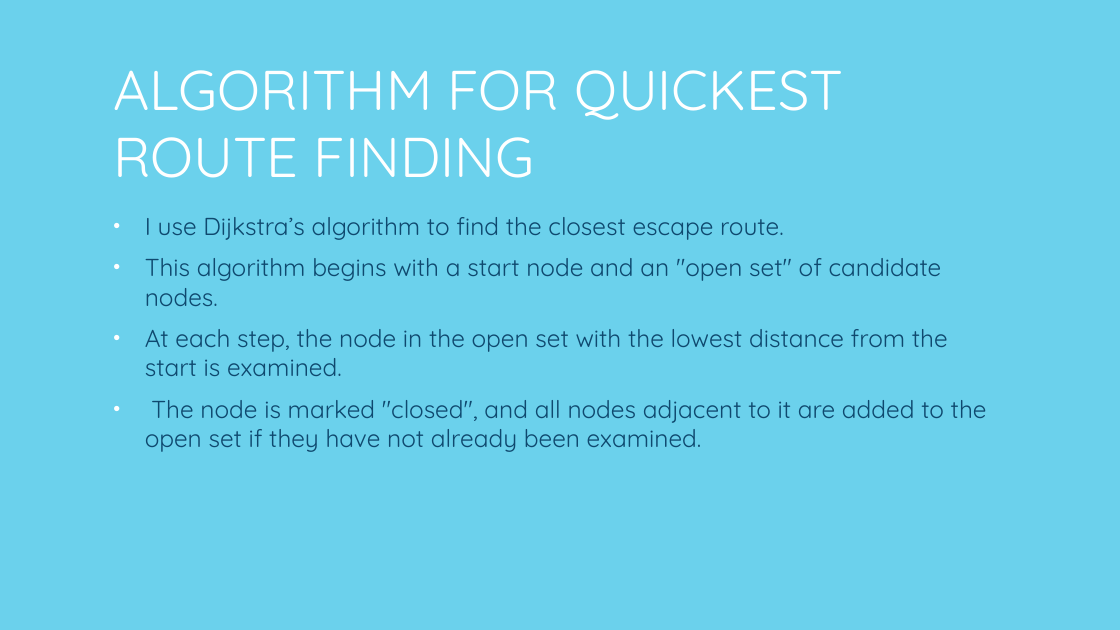
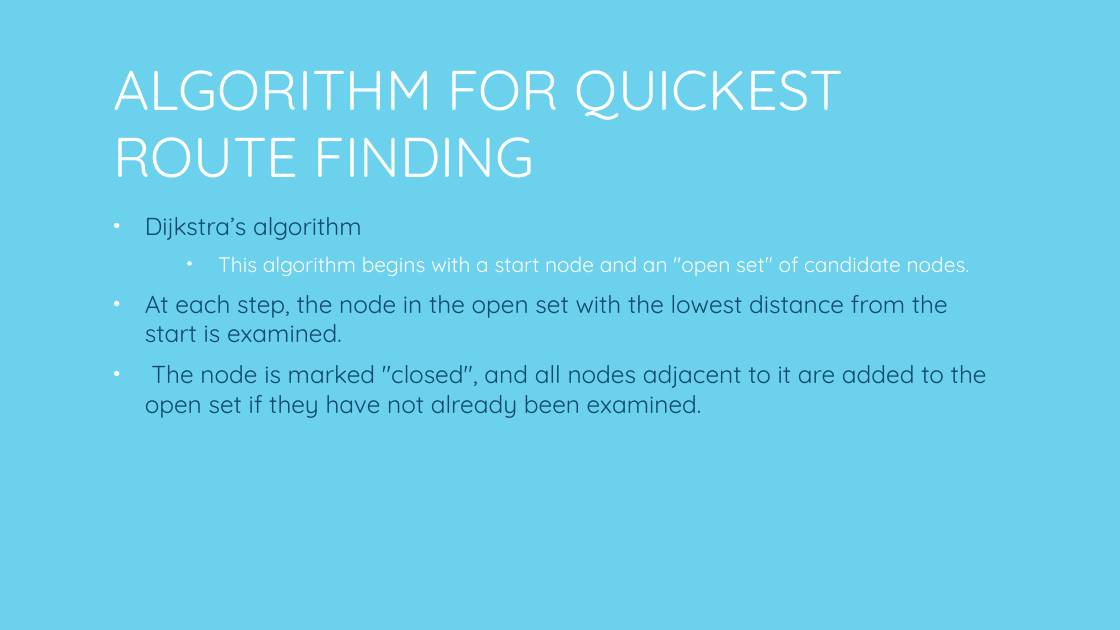
Before and after one commit to kacper97/EmergencyEscaper, a slide deck: slide 3 of EXTRAS/DEMO.pptx (slide 2 before the commit). Drawn at 1120x630 pixels with LibreOffice and Linux fonts; fonts in the diff are those of the drawing. Boxes give left, top, right and bottom in pixels: in the first picture for what was removed or moved away, otherwise in the second. Text is boxed around its words. In the diff, an @@ line names an element or a change of style, - is before the commit and + after.

```diff
--- a/EXTRAS/DEMO.pptx
+++ b/EXTRAS/DEMO.pptx
@@ text at (x1=145, y1=217, x2=362, y2=240): text changed @@
-• I use Dijkstra’s algorithm to find the closest escape route.
+• Dijkstra’s algorithm
@@ text at (x1=218, y1=256, x2=970, y2=276): size 21 to 18 pt, text colour #0F496F to #FFFFFF in "This algorithm begins with a start node ..."; alignment left to centre; list level 1 to 2 in "This algorithm begins with a ..." @@
```
Also in this commit, not shown: 1 other slide changed, 2 slides added.
